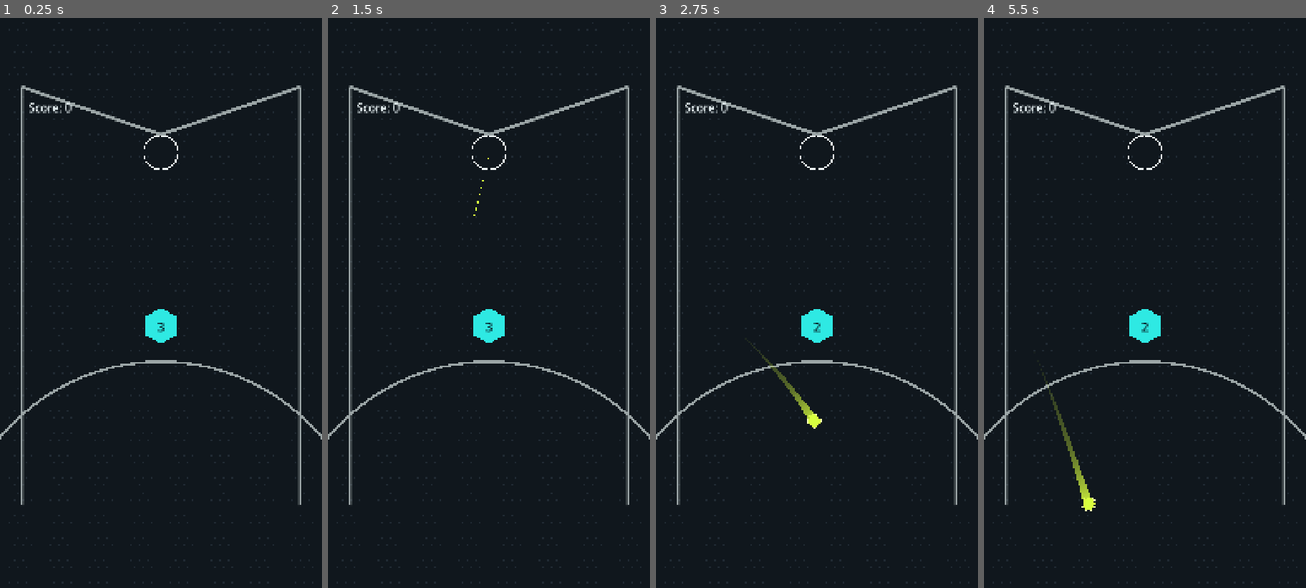
Above: before the commit, frames 1-4 (left to right).
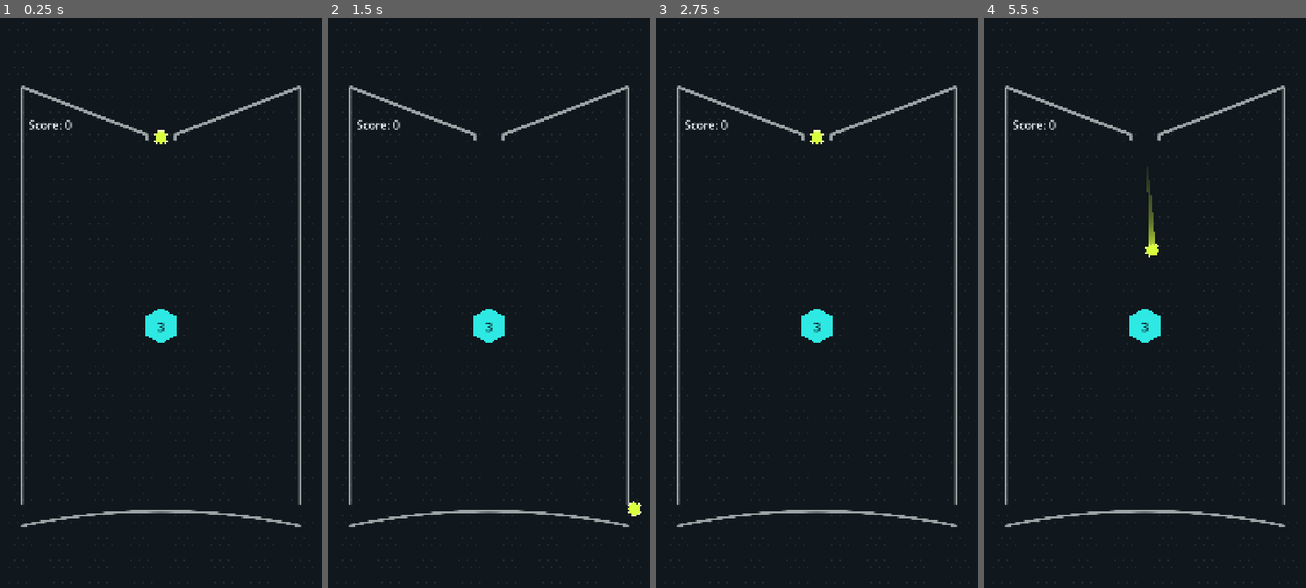
Above: after the commit, the same moments.

Repository: DuckDeck/BallWar
Game: Godot game, scene res://scenes/main.tscn
Same seed, same stepped clock (60 frames per second), same inputs: the game is played once before the commit and once after it.
Inputs (mouse positions are in pixels of both pictures, inside the frame that each line leads up to):
- Up to frame 1 (0.25 s): no input
- Up to frame 2 (1.5 s): tap Enter at 0.5 s; move the mouse to (559, 274) at 0.52 s; click (559, 274) at 0.67 s; drag from (424, 331) to (472, 417) at 1.27 s
- Up to frame 3 (2.75 s): move the mouse to (849, 177) at 2.02 s; click (849, 177) at 2.17 s
- Up to frame 4 (5.5 s): drag from (1128, 417) to (1048, 217) at 2.77 s; move the mouse to (1241, 388) at 3.52 s; click (1241, 388) at 3.67 s; tap Space at 4.25 s; drag from (1048, 217) to (1096, 160) at 4.27 s; move the mouse to (1161, 303) at 5.02 s; click (1161, 303) at 5.17 s

The runs differ from the first frame. In frame 1, 2.1% of the frame differs, in the area x 0-100%, y 11-90%; in frame 2, 2.1%; in frame 3, 2.4%; in frame 4, 2.7%.

Commit message:
更新弹球设计

Diff:
--- a/resources/game_config.tres
+++ b/resources/game_config.tres
@@ -11,13 +11,21 @@
 ball_radius = 20.0
 ball_trail_duration = 0.2
 ball_trail_width_multiplier = 1.45
-launcher_position = Vector2(540, 460)
-launcher_radius = 58.0
+launcher_position = Vector2(540, 410)
+launcher_radius = 20.0
 arena_left = 72.0
 arena_right = 1008.0
 arena_top = 240.0
+roof_apex_y = 400.0
+roof_gap_width = 96.0
+roof_gap_drop = 20.0
 arena_bottom = 1640.0
-recovery_y = 1690.0
+bottom_trough_center_y = 1660.0
+bottom_trough_edge_y = 1710.0
+recovery_roll_speed = 1640.0
+recovery_lift_speed = 2200.0
+recovery_roof_speed = 1720.0
+recovery_y = 1880.0
 initial_obstacle_position = Vector2(540, 1040)
 initial_obstacle_health = 3
 score_per_obstacle = 10
--- a/scenes/main.tscn
+++ b/scenes/main.tscn
@@ -18,11 +18,19 @@
 
 [sub_resource type="SegmentShape2D" id="SegmentShape2D_left_roof"]
 a = Vector2(72, 240)
-b = Vector2(540, 400)
+b = Vector2(492, 400)
+
+[sub_resource type="SegmentShape2D" id="SegmentShape2D_left_roof_drop"]
+a = Vector2(492, 400)
+b = Vector2(492, 420)
 
 [sub_resource type="SegmentShape2D" id="SegmentShape2D_right_roof"]
-a = Vector2(540, 400)
+a = Vector2(588, 400)
 b = Vector2(1008, 240)
+
+[sub_resource type="SegmentShape2D" id="SegmentShape2D_right_roof_drop"]
+a = Vector2(588, 400)
+b = Vector2(588, 420)
 
 [node name="Main" type="Node2D"]
 script = ExtResource("1_main")
@@ -44,8 +52,14 @@
 [node name="LeftRoof" type="CollisionShape2D" parent="Boundaries"]
 shape = SubResource("SegmentShape2D_left_roof")
 
+[node name="LeftRoofDrop" type="CollisionShape2D" parent="Boundaries"]
+shape = SubResource("SegmentShape2D_left_roof_drop")
+
 [node name="RightRoof" type="CollisionShape2D" parent="Boundaries"]
 shape = SubResource("SegmentShape2D_right_roof")
+
+[node name="RightRoofDrop" type="CollisionShape2D" parent="Boundaries"]
+shape = SubResource("SegmentShape2D_right_roof_drop")
 
 [node name="ObstacleLayer" type="Node2D" parent="."]
 
@@ -53,7 +67,7 @@
 
 [node name="Launcher" type="Node2D" parent="."]
 unique_name_in_owner = true
-position = Vector2(540, 460)
+position = Vector2(540, 410)
 script = ExtResource("4_launcher")
 config = ExtResource("2_config")
 
@@ -71,9 +85,9 @@
 [node name="ScoreLabel" type="Label" parent="CanvasLayer"]
 unique_name_in_owner = true
 offset_left = 96.0
-offset_top = 284.0
+offset_top = 342.0
 offset_right = 400.0
-offset_bottom = 344.0
+offset_bottom = 402.0
 theme_override_colors/font_color = Color(0.9, 0.94, 0.95, 1)
 theme_override_font_sizes/font_size = 38
 text = "Score: 0"
--- a/scripts/arena_renderer.gd
+++ b/scripts/arena_renderer.gd
@@ -15,14 +15,30 @@
 	draw_rect(Rect2(Vector2.ZERO, config.design_size), BACKGROUND_COLOR)
 	_draw_dot_pattern()
 	var left_top: Vector2 = Vector2(config.arena_left, config.arena_top)
-	var center_roof: Vector2 = Vector2(config.design_size.x * 0.5, 400.0)
+	var gap_center_x: float = config.design_size.x * 0.5
+	var left_roof_end: Vector2 = Vector2(gap_center_x - config.roof_gap_width * 0.5, config.roof_apex_y)
+	var right_roof_start: Vector2 = Vector2(gap_center_x + config.roof_gap_width * 0.5, config.roof_apex_y)
+	var left_roof_drop: Vector2 = left_roof_end + Vector2.DOWN * config.roof_gap_drop
+	var right_roof_drop: Vector2 = right_roof_start + Vector2.DOWN * config.roof_gap_drop
 	var right_top: Vector2 = Vector2(config.arena_right, config.arena_top)
-	draw_line(left_top, center_roof, FRAME_COLOR, 10.0, true)
-	draw_line(center_roof, right_top, FRAME_COLOR, 10.0, true)
+	draw_line(left_top, left_roof_end, FRAME_COLOR, 10.0, true)
+	draw_line(left_roof_end, left_roof_drop, FRAME_COLOR, 10.0, true)
+	draw_line(right_roof_start, right_roof_drop, FRAME_COLOR, 10.0, true)
+	draw_line(right_roof_start, right_top, FRAME_COLOR, 10.0, true)
 	draw_line(left_top, Vector2(config.arena_left, config.arena_bottom), FRAME_COLOR, 10.0, true)
 	draw_line(right_top, Vector2(config.arena_right, config.arena_bottom), FRAME_COLOR, 10.0, true)
-	draw_dashed_line(Vector2(96.0, 420.0), Vector2(984.0, 420.0), DIVIDER_COLOR, 5.0, 16.0)
-	draw_arc(Vector2(config.design_size.x * 0.5, config.arena_bottom + 220.0), 700.0, PI, TAU, 48, FRAME_COLOR, 8.0)
+	draw_dashed_line(Vector2(96.0, left_roof_drop.y), left_roof_drop, DIVIDER_COLOR, 5.0, 16.0)
+	draw_dashed_line(right_roof_drop, Vector2(984.0, right_roof_drop.y), DIVIDER_COLOR, 5.0, 16.0)
+	_draw_bottom_trough()
+
+func _draw_bottom_trough() -> void:
+	var points := PackedVector2Array()
+	const SAMPLE_COUNT: int = 40
+	for sample_index: int in SAMPLE_COUNT + 1:
+		var progress: float = float(sample_index) / float(SAMPLE_COUNT)
+		var x: float = lerpf(config.arena_left, config.arena_right, progress)
+		points.append(Vector2(x, config.get_bottom_trough_y(x)))
+	draw_polyline(points, FRAME_COLOR, 8.0, true)
 
 func _draw_dot_pattern() -> void:
 	var dot_color: Color = Color(0.18, 0.23, 0.27, 0.55)
--- a/scripts/ball.gd
+++ b/scripts/ball.gd
@@ -6,10 +6,22 @@
 @export var config: GameConfig
 
 const BALL_COLOR: Color = Color("d9ff3f")
+
+enum MotionState {
+	ACTIVE,
+	ROLLING,
+	LIFTING,
+	ROOF_RETURN,
+}
 
 var _elapsed: float = 0.0
 var _is_active: bool = false
 var _is_recovered: bool = false
+var _recovery_reason: StringName = &""
+var _motion_state: int = MotionState.ACTIVE
+var _recovery_direction: float = 1.0
+var _roof_return_targets: Array[Vector2] = []
+var _roof_return_target_index: int = 0
 var _trail: Line2D
 var _trail_points: Array[Vector2] = []
 var _trail_ages: Array[float] = []
@@ -24,10 +36,31 @@
 		return
 	velocity = direction.normalized() * config.ball_speed
 	_is_active = true
+	_motion_state = MotionState.ACTIVE
 
 func _physics_process(delta: float) -> void:
 	if not _is_active or _is_recovered:
 		return
+	match _motion_state:
+		MotionState.ACTIVE:
+			_process_active_motion(delta)
+		MotionState.ROLLING:
+			_process_bottom_roll(delta)
+		MotionState.LIFTING:
+			_process_side_lift(delta)
+		MotionState.ROOF_RETURN:
+			_process_roof_return(delta)
+
+func get_motion_state() -> int:
+	return _motion_state
+
+func has_recovered() -> bool:
+	return _is_recovered
+
+func get_recovery_reason() -> StringName:
+	return _recovery_reason
+
+func _process_active_motion(delta: float) -> void:
 	_elapsed += delta
 	velocity.y += config.ball_gravity * delta
 	var collision: KinematicCollision2D = move_and_collide(velocity * delta)
@@ -39,17 +72,86 @@
 			# 障碍物使用较低回弹系数，避免六边形块把球弹得过猛；墙体仍保持完整反弹。
 			velocity *= config.obstacle_bounce_restitution
 			collider.take_hit()
+	if _has_reached_bottom_trough():
+		_begin_bottom_recovery()
+		return
 	_update_trail(delta)
-	if global_position.y >= config.recovery_y:
+	if _elapsed >= config.ball_max_lifetime:
+		_recover(&"lifetime_expired")
+	elif global_position.y >= config.recovery_y:
 		_recover(&"bottom_exit")
-	elif _elapsed >= config.ball_max_lifetime:
-		_recover(&"lifetime_expired")
+
+func _has_reached_bottom_trough() -> bool:
+	if velocity.y <= 0.0:
+		return false
+	var trough_y: float = config.get_bottom_trough_y(global_position.x)
+	return global_position.y + config.ball_radius >= trough_y
+
+func _begin_bottom_recovery() -> void:
+	var center_x: float = (config.arena_left + config.arena_right) * 0.5
+	if is_equal_approx(global_position.x, center_x):
+		_recovery_direction = signf(velocity.x)
+		if is_zero_approx(_recovery_direction):
+			_recovery_direction = 1.0
+	else:
+		_recovery_direction = -1.0 if global_position.x < center_x else 1.0
+	global_position.y = config.get_bottom_trough_y(global_position.x) - config.ball_radius
+	velocity = Vector2.ZERO
+	_motion_state = MotionState.ROLLING
+	_clear_trail()
+
+func _process_bottom_roll(delta: float) -> void:
+	var left_exit_x: float = config.arena_left - config.ball_radius
+	var right_exit_x: float = config.arena_right + config.ball_radius
+	var next_x: float = global_position.x + _recovery_direction * config.recovery_roll_speed * delta
+	if _recovery_direction < 0.0:
+		next_x = maxf(next_x, left_exit_x)
+	else:
+		next_x = minf(next_x, right_exit_x)
+	var trough_x: float = clampf(next_x, config.arena_left, config.arena_right)
+	global_position = Vector2(next_x, config.get_bottom_trough_y(trough_x) - config.ball_radius)
+	if is_equal_approx(next_x, left_exit_x) or is_equal_approx(next_x, right_exit_x):
+		_motion_state = MotionState.LIFTING
+
+func _process_side_lift(delta: float) -> void:
+	var side_x: float = config.arena_left - config.ball_radius if _recovery_direction < 0.0 else config.arena_right + config.ball_radius
+	var target: Vector2 = Vector2(side_x, config.arena_top)
+	global_position = global_position.move_toward(target, config.recovery_lift_speed * delta)
+	if global_position.distance_to(target) <= 0.1:
+		global_position = target
+		_build_roof_return_path()
+		_motion_state = MotionState.ROOF_RETURN
+
+func _build_roof_return_path() -> void:
+	var gap_center_x: float = config.design_size.x * 0.5
+	var side_top_x: float = config.arena_left if _recovery_direction < 0.0 else config.arena_right
+	var roof_apex_x: float = gap_center_x - config.roof_gap_width * 0.5 if _recovery_direction < 0.0 else gap_center_x + config.roof_gap_width * 0.5
+	_roof_return_targets = [
+		Vector2(side_top_x, config.arena_top),
+		Vector2(roof_apex_x, config.roof_apex_y),
+		config.launcher_position,
+	]
+	_roof_return_target_index = 0
+
+func _process_roof_return(delta: float) -> void:
+	if _roof_return_target_index >= _roof_return_targets.size():
+		_recover(&"bottom_trough")
+		return
+	var target: Vector2 = _roof_return_targets[_roof_return_target_index]
+	global_position = global_position.move_toward(target, config.recovery_roof_speed * delta)
+	if global_position.distance_to(target) <= 0.1:
+		global_position = target
+		_roof_return_target_index += 1
+		if _roof_return_target_index >= _roof_return_targets.size():
+			_recover(&"bottom_trough")
 
 func _recover(reason: StringName) -> void:
 	if _is_recovered:
 		return
 	_is_recovered = true
 	_is_active = false
+	_recovery_reason = reason
+	_clear_trail()
 	recovered.emit(reason)
 
 func _setup_trail() -> void:
@@ -94,6 +196,12 @@
 	for point: Vector2 in _trail_points:
 		_trail.add_point(point)
 
+func _clear_trail() -> void:
+	_trail_points.clear()
+	_trail_ages.clear()
+	if is_instance_valid(_trail):
+		_trail.clear_points()
+
 func _draw() -> void:
 	draw_circle(Vector2.ZERO, config.ball_radius, BALL_COLOR)
 	draw_arc(Vector2.ZERO, config.ball_radius + 3.0, 0.0, TAU, 24, Color("f7ffb2"), 2.0)
--- a/scripts/game_config.gd
+++ b/scripts/game_config.gd
@@ -19,15 +19,34 @@
 @export_range(0.50, 2.00, 0.05) var ball_trail_width_multiplier: float = 1.45
 
 @export_group("Launcher")
-@export var launcher_position: Vector2 = Vector2(540.0, 460.0)
-@export var launcher_radius: float = 58.0
+@export var launcher_position: Vector2 = Vector2(540.0, 410.0)
+@export var launcher_radius: float = 20.0
 
 @export_group("Arena")
 @export var arena_left: float = 72.0
 @export var arena_right: float = 1008.0
 @export var arena_top: float = 240.0
+@export var roof_apex_y: float = 400.0
+@export var roof_gap_width: float = 96.0
+@export var roof_gap_drop: float = 20.0
 @export var arena_bottom: float = 1640.0
-@export var recovery_y: float = 1690.0
+
+@export_group("Bottom Recovery")
+# 托底曲线中心与两端的高度。中心略高，形成贴近场地底部的浅碗形收线。
+@export var bottom_trough_center_y: float = 1660.0
+@export var bottom_trough_edge_y: float = 1710.0
+# 球触底后不再使用重力或反弹，而是按以下速度完成回收动画。
+@export var recovery_roll_speed: float = 820.0
+@export var recovery_lift_speed: float = 1100.0
+@export var recovery_roof_speed: float = 860.0
+# 仅用于异常兜底；正常回合会先经过托底回收流程。
+@export var recovery_y: float = 1880.0
+
+func get_bottom_trough_y(world_x: float) -> float:
+	var center_x: float = (arena_left + arena_right) * 0.5
+	var half_width: float = (arena_right - arena_left) * 0.5
+	var normalized_x: float = clampf((world_x - center_x) / half_width, -1.0, 1.0)
+	return bottom_trough_center_y + (bottom_trough_edge_y - bottom_trough_center_y) * normalized_x * normalized_x
 
 @export_group("Round")
 @export var initial_obstacle_position: Vector2 = Vector2(540.0, 1040.0)
--- a/scripts/game_controller.gd
+++ b/scripts/game_controller.gd
@@ -73,8 +73,8 @@
 func _finish_turn() -> void:
 	if _active_obstacle == null:
 		_spawn_obstacle()
-	_turn += 1
-	turn_changed.emit(_turn)
+		_turn += 1
+		turn_changed.emit(_turn)
 	_set_state(State.READY)
 
 func _set_state(next_state: State) -> void:
--- a/scripts/launcher.gd
+++ b/scripts/launcher.gd
@@ -5,7 +5,11 @@
 
 @export var config: GameConfig
 
+const BALL_COLOR: Color = Color("d9ff3f")
+const BALL_OUTLINE_COLOR: Color = Color("f7ffb2")
+
 var _is_dragging: bool = false
+var _is_launch_ready: bool = true
 var _pointer_position: Vector2 = Vector2.ZERO
 
 func _ready() -> void:
@@ -14,6 +18,8 @@
 	queue_redraw()
 
 func _unhandled_input(event: InputEvent) -> void:
+	if not _is_launch_ready:
+		return
 	if event is InputEventMouseButton and event.button_index == MOUSE_BUTTON_LEFT:
 		_handle_pointer_button(event.position, event.pressed)
 	elif event is InputEventScreenTouch:
@@ -44,10 +50,22 @@
 	_pointer_position = pointer_position
 	queue_redraw()
 
+func set_launch_ready(is_ready: bool) -> void:
+	_is_launch_ready = is_ready
+	if not _is_launch_ready:
+		_is_dragging = false
+	queue_redraw()
+
+func is_launch_ready() -> bool:
+	return _is_launch_ready
+
 func _draw() -> void:
-	draw_arc(Vector2.ZERO, config.launcher_radius, 0.0, TAU, 20, Color("eef4f4"), 5.0)
+	if _is_launch_ready:
+		# 缺口内的待发球与真实生成球使用相同配色，明确提示下一颗球的起点。
+		draw_circle(Vector2.ZERO, config.ball_radius, BALL_COLOR)
+		draw_arc(Vector2.ZERO, config.ball_radius + 3.0, 0.0, TAU, 24, BALL_OUTLINE_COLOR, 2.0)
 	if _is_dragging:
 		var aim_direction: Vector2 = _pointer_position - global_position
 		if aim_direction.length_squared() > 0.0:
 			var aim_end: Vector2 = aim_direction.normalized() * 220.0
-			draw_dashed_line(Vector2.ZERO, aim_end, Color("d9ff3f"), 4.0, 12.0)
+			draw_dashed_line(Vector2.ZERO, aim_end, BALL_COLOR, 4.0, 12.0)
--- a/scripts/main.gd
+++ b/scripts/main.gd
@@ -8,7 +8,12 @@
 func _ready() -> void:
 	_launcher.launch_requested.connect(_game_controller.request_launch)
 	_game_controller.score_changed.connect(_on_score_changed)
+	_game_controller.state_changed.connect(_on_state_changed)
+	_launcher.set_launch_ready(true)
 	_score_label.text = "Score: 0"
 
 func _on_score_changed(score: int) -> void:
 	_score_label.text = "Score: %d" % score
+
+func _on_state_changed(state: int) -> void:
+	_launcher.set_launch_ready(state == GameController.State.READY)
--- /dev/null
+++ b/tests/t1_bottom_recovery_test.gd
@@ -0,0 +1,84 @@
+# covers: [T1-MAN-07]
+extends SceneTree
+
+const MAIN_SCENE: PackedScene = preload("res://scenes/main.tscn")
+const BALL_SCENE: PackedScene = preload("res://scenes/ball.tscn")
+const MAX_RECOVERY_FRAMES: int = 480
+
+func _initialize() -> void:
+	var main: Main = MAIN_SCENE.instantiate() as Main
+	root.add_child(main)
+	await process_frame
+	var controller: GameController = main.get_node("GameController") as GameController
+	var ball_layer: Node2D = main.get_node("BallLayer") as Node2D
+	if not await _verify_bottom_recovery(controller.config, ball_layer, -1.0):
+		quit(1)
+		return
+	if not await _verify_bottom_recovery(controller.config, ball_layer, 1.0):
+		quit(1)
+		return
+	if not await _verify_controller_round(controller, ball_layer, main.get_node("Launcher") as Launcher):
+		quit(1)
+		return
+	print("T1 bottom recovery test passed: both landing sides return through the roof gap.")
+	quit(0)
+
+func _verify_bottom_recovery(config: GameConfig, ball_layer: Node2D, side: float) -> bool:
+	var ball: Ball = BALL_SCENE.instantiate() as Ball
+	ball.config = config
+	ball_layer.add_child(ball)
+	var center_x: float = (config.arena_left + config.arena_right) * 0.5
+	var landing_x: float = center_x + side * 140.0
+	ball.global_position = Vector2(landing_x, config.get_bottom_trough_y(landing_x) - config.ball_radius - 1.0)
+	ball.launch(Vector2.DOWN)
+	var rolling_seen: bool = false
+	var lifting_seen: bool = false
+	var roof_return_seen: bool = false
+	var furthest_roll_x: float = landing_x
+	var frame_count: int = 0
+	while not ball.has_recovered() and frame_count < MAX_RECOVERY_FRAMES:
+		await physics_frame
+		match ball.get_motion_state():
+			Ball.MotionState.ROLLING:
+				rolling_seen = true
+				if side < 0.0:
+					furthest_roll_x = minf(furthest_roll_x, ball.global_position.x)
+				else:
+					furthest_roll_x = maxf(furthest_roll_x, ball.global_position.x)
+			Ball.MotionState.LIFTING:
+				lifting_seen = true
+			Ball.MotionState.ROOF_RETURN:
+				roof_return_seen = true
+		frame_count += 1
+	if not ball.has_recovered():
+		push_error("Bottom recovery did not complete in time for side %s. state=%s position=%s" % [side, ball.get_motion_state(), ball.global_position])
+		return false
+	if not rolling_seen or not lifting_seen or not roof_return_seen:
+		push_error("Bottom recovery must visit ROLLING, LIFTING, and ROOF_RETURN for side %s." % side)
+		return false
+	if side < 0.0 and furthest_roll_x >= landing_x:
+		push_error("A left-side landing must roll left before leaving the arena.")
+		return false
+	if side > 0.0 and furthest_roll_x <= landing_x:
+		push_error("A right-side landing must roll right before leaving the arena.")
+		return false
+	if ball.get_recovery_reason() != &"bottom_trough":
+		push_error("Bottom recovery must use the bottom_trough completion reason.")
+		return false
+	if ball.global_position.distance_to(config.launcher_position) > 0.1:
+		push_error("The active ball must physically reach the roof-gap launcher before recovery.")
+		return false
+	ball.queue_free()
+	await process_frame
+	return true
+
+func _verify_controller_round(controller: GameController, ball_layer: Node2D, launcher: Launcher) -> bool:
+	controller.request_launch(Vector2.DOWN)
+	var frame_count: int = 0
+	while not launcher.is_launch_ready() and frame_count < MAX_RECOVERY_FRAMES:
+		await physics_frame
+		frame_count += 1
+	if not launcher.is_launch_ready() or ball_layer.get_child_count() != 0:
+		push_error("A recovered ball must return GameController to READY and remove the active ball.")
+		return false
+	return true
--- a/tests/t1_gravity_test.gd
+++ b/tests/t1_gravity_test.gd
@@ -11,6 +11,30 @@
 	await process_frame
 	var controller: GameController = main.get_node("GameController") as GameController
 	var ball_layer: Node2D = main.get_node("BallLayer") as Node2D
+	var launcher: Launcher = main.get_node("Launcher") as Launcher
+	assert(launcher.is_launch_ready(), "A waiting ball must be visible at the roof gap while the round is READY.")
+	if launcher.global_position != controller.config.launcher_position:
+		push_error("Launcher visual and ball spawn positions must stay aligned.")
+		quit(1)
+		return
+	var launch_probe: Ball = BALL_SCENE.instantiate() as Ball
+	launch_probe.config = controller.config
+	ball_layer.add_child(launch_probe)
+	launch_probe.global_position = controller.config.launcher_position
+	launch_probe.launch(Vector2.DOWN)
+	var launch_origin_y: float = launch_probe.global_position.y
+	var entered_playfield: bool = false
+	var launch_frames: int = 0
+	while not entered_playfield and launch_frames < 3:
+		await physics_frame
+		entered_playfield = launch_probe.global_position.y > launch_origin_y
+		launch_frames += 1
+	if not entered_playfield:
+		push_error("A ball launched from the roof gap must enter the playfield without an immediate roof collision.")
+		quit(1)
+		return
+	launch_probe.queue_free()
+	await process_frame
 	var gravity_probe: Ball = BALL_SCENE.instantiate() as Ball
 	gravity_probe.config = controller.config
 	ball_layer.add_child(gravity_probe)
--- a/tests/t1_smoke_test.gd
+++ b/tests/t1_smoke_test.gd
@@ -46,6 +46,8 @@
 	assert(gravity_probe.velocity.y > 0.0, "Gravity must turn an upward ball into a falling ball.")
 	gravity_probe.queue_free()
 	await process_frame
+	# 本回归用受控重力确保斜向球会先命中侧墙；不改项目资源中的用户调参值。
+	controller.config.ball_gravity = 1400.0
 	controller.config.ball_max_lifetime = 1.2
 	_simulate_playfield_launch(launcher, Vector2(180.0, 180.0))
 	var reflected_from_side_wall: bool = false
Not shown: 1 places in scenes/main.tscn that only renumber resources
Not shown, added: tests/t1_bottom_recovery_test.gd.uid
Not shown, changed: README.md
Not shown, changed: docs/00-任务总控/2026-06-30-Godot4跨平台2D弹球消除游戏/README.md
Not shown, added: docs/00-任务总控/2026-06-30-Godot4跨平台2D弹球消除游戏/_shared/T1-托底回收施工蓝图.md
Not shown, added: docs/00-任务总控/2026-06-30-Godot4跨平台2D弹球消除游戏/_shared/T1-托底回收轻量设计方案.md
Not shown, changed: docs/00-项目概览.md
Not shown, changed: docs/01-需求/01-01-基础弹球闭环/README.md
Not shown, changed: docs/02-交互规格/mobile/基础弹球闭环.md
Not shown, changed: docs/03-前端技术/godot/00-README.md
Not shown, changed: docs/03-前端技术/godot/L5-基础弹球闭环.md
Not shown, added: docs/03-前端技术/godot/L5-实体扩展规范.md
(and 7 more such lines)
